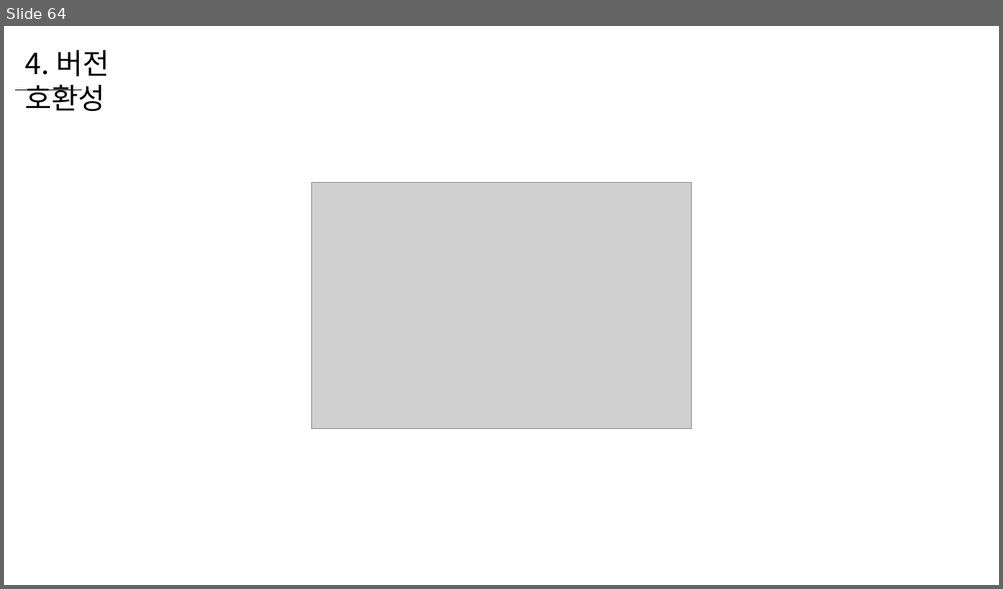
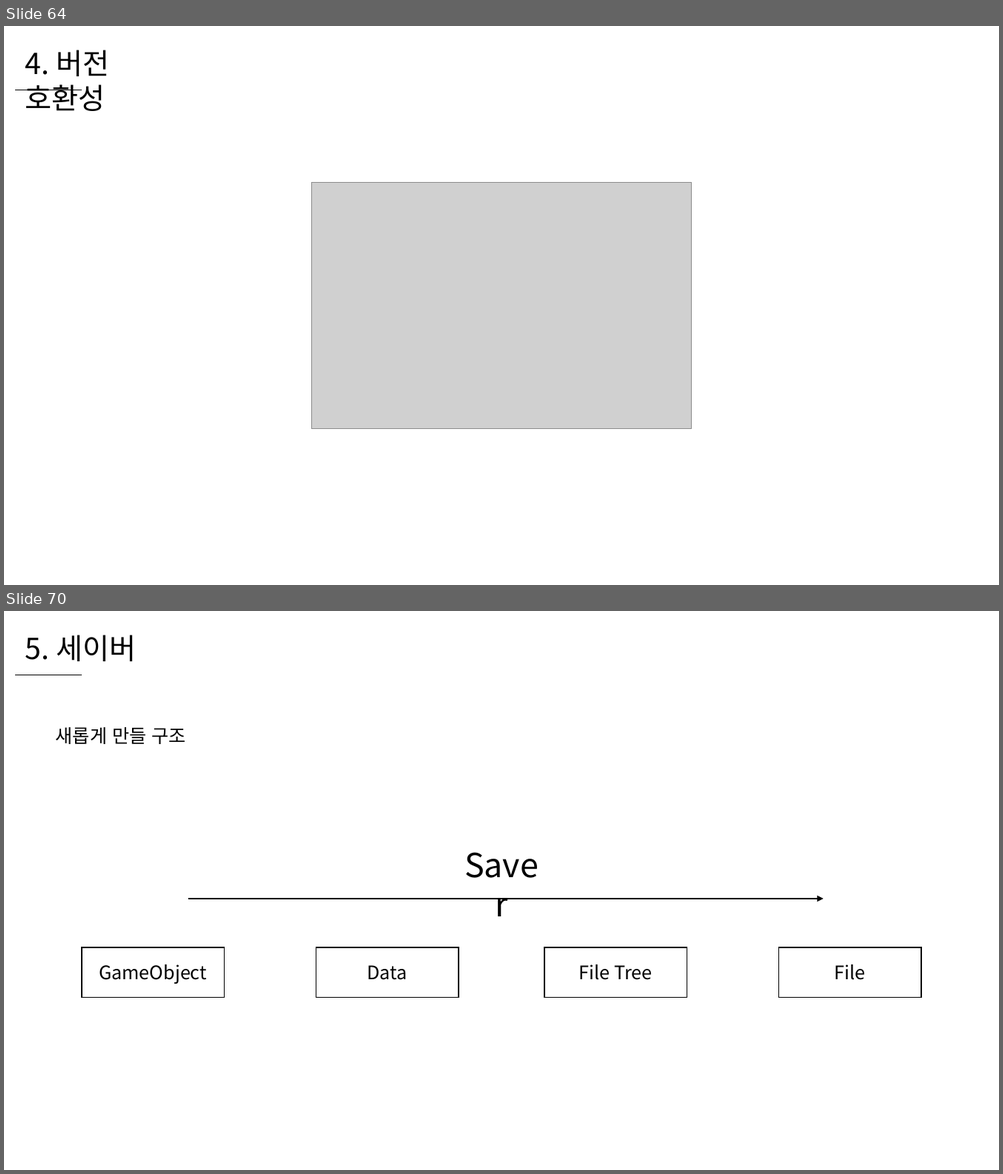
Before and after one commit to WooLyung/2022-Unity-Lecture, a slide deck: 5 - 데이터 관리 심화.pptx. Shown one above the other, each under a label of ours: slide 64 before the commit, slides 64 and 70 after it; the slides between them are not shown. The pictures are 1003x589 and 1003x1174 pixels, drawn with LibreOffice and Linux fonts; fonts in the diff are those of the drawing; grey boxes stand for pictures. Boxes give left, top, right and bottom in pixels: in the first picture for what was removed or moved away, otherwise in the second. Text is boxed around its words. In the diff, an @@ line names an element or a change of style, - is before the commit and + after.

```diff
--- a/5 - 데이터 관리 심화.pptx
+++ b/5 - 데이터 관리 심화.pptx
@@ slide 70 added at (x1=4, y1=611, x2=999, y2=1170), background #FFFFFF @@
@@ text added at (x1=25, y1=635, x2=136, y2=661), 28 pt, text #000000 @@
+5. 세이버
@@ line added from (14, 675) to (82, 675), #000000 0.5 pt @@
@@ text added at (x1=56, y1=727, x2=186, y2=744), 18 pt, text #000000 @@
+새롭게 만들 구조
@@ text added at (x1=452, y1=841, x2=550, y2=889), 32 pt, text #000000 @@
+Saver
@@ arrow added from (188, 899) to (823, 899), #000000 1.5 pt @@
@@ rectangle added at (x1=82, y1=948, x2=224, y2=997), fill #FFFFFF, outline #000000 1 pt, 18 pt, text #000000 @@
+GameObject
@@ rectangle added at (x1=316, y1=948, x2=458, y2=997), fill #FFFFFF, outline #000000 1 pt, 18 pt, text #000000 @@
+Data
@@ rectangle added at (x1=544, y1=948, x2=687, y2=997), fill #FFFFFF, outline #000000 1 pt, 18 pt, text #000000 @@
+File Tree
@@ rectangle added at (x1=779, y1=948, x2=921, y2=997), fill #FFFFFF, outline #000000 1 pt, 18 pt, text #000000 @@
+File
```
Also in this commit, not shown: 2 slides changed, 16 other slides added.
